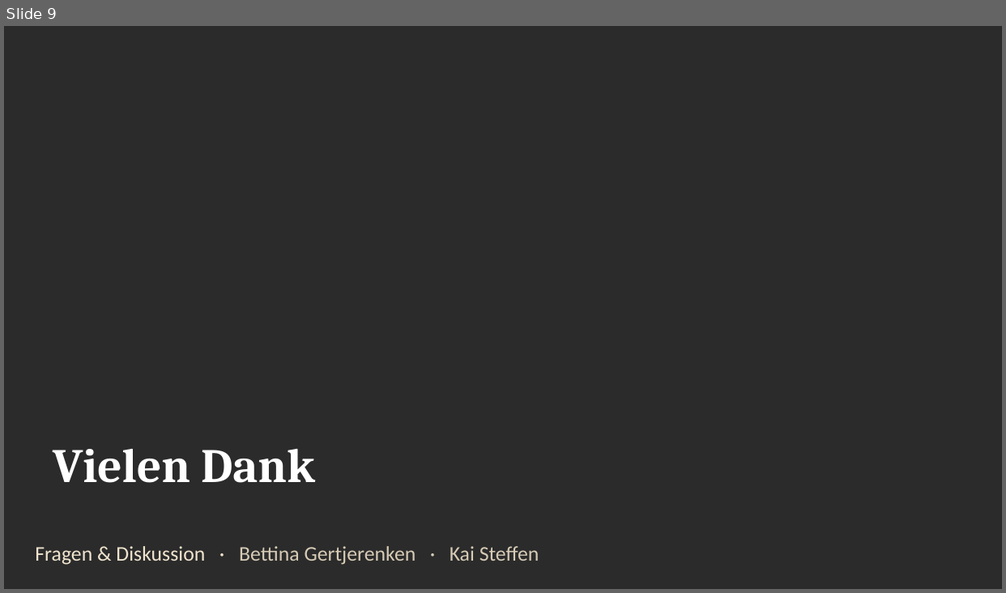
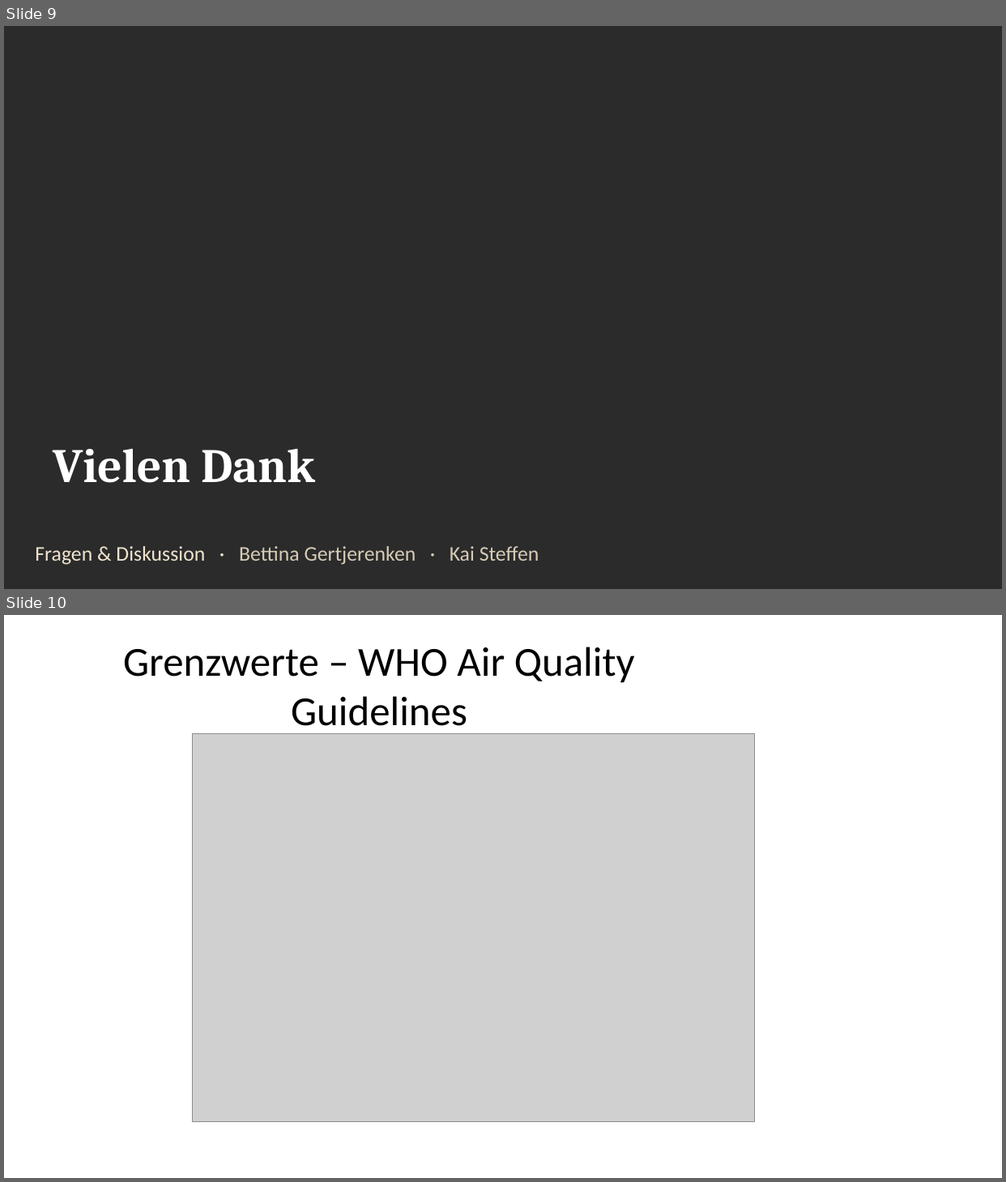
Before and after one commit to KaiSteffen/Business-Prognosis, a slide deck: Capstone Projekt/presentation/Luftverschmutzung in Bejing.pptx. Shown one above the other, each under a label of ours: slide 9 before the commit, slides 9 and 10 after it. The pictures are 1006x593 and 1006x1182 pixels, drawn with LibreOffice and Linux fonts; fonts in the diff are those of the drawing; grey boxes stand for pictures; background and template pictures are left out; a plain dark background stands for a picture behind light text. Boxes give left, top, right and bottom in pixels: in the first picture for what was removed or moved away, otherwise in the second. Text is boxed around its words. In the diff, an @@ line names an element or a change of style, - is before the commit and + after.

```diff
--- a/Capstone Projekt/presentation/Luftverschmutzung in Bejing.pptx
+++ b/Capstone Projekt/presentation/Luftverschmutzung in Bejing.pptx
@@ slide 10 added at box(4, 615, 1002, 1178), background #FFFFFF @@
@@ title added at box(123, 647, 635, 735), 39.6 pt, text #000000 @@
+Grenzwerte – WHO Air Quality Guidelines
@@ picture added at box(193, 733, 755, 1120) @@
```
Also in this commit, not shown: 2 other slides added, 16 other files.
